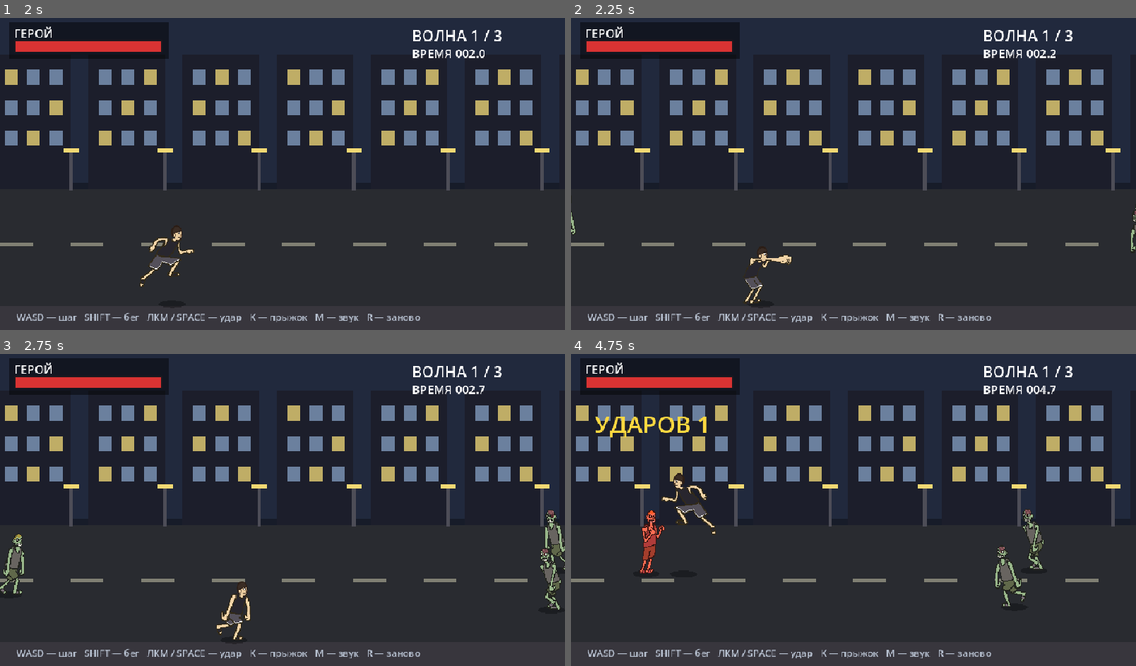
Above: before the commit, frames 1-4 (two rows, left to right).
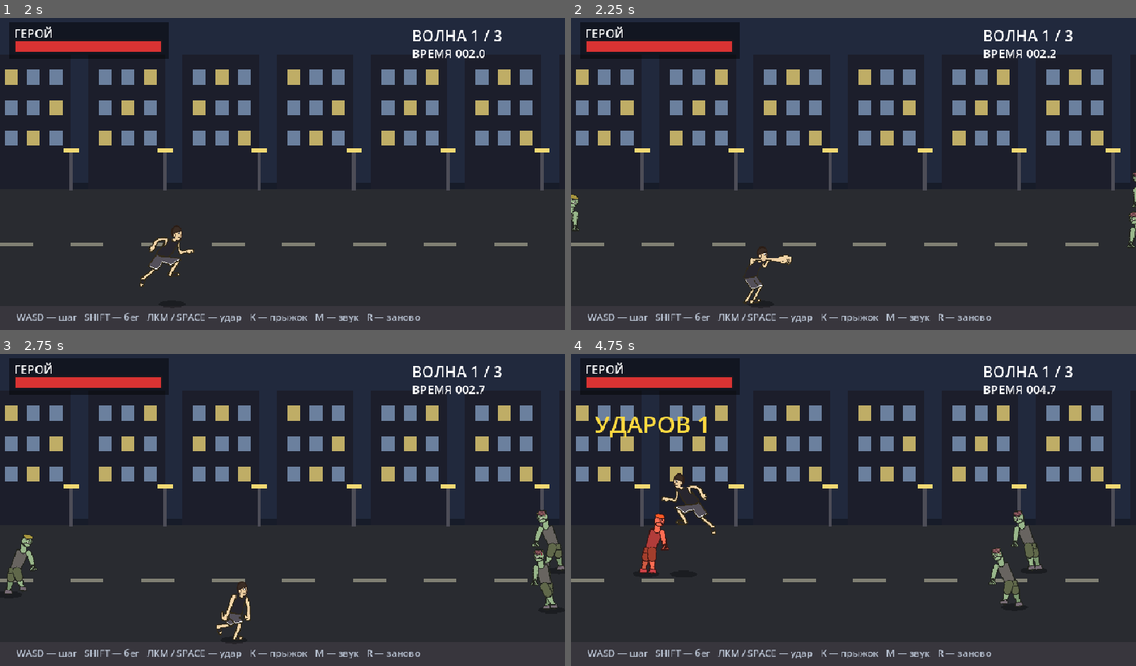
Above: after the commit, the same moments.

Repository: Kirtus228/zombie-beat
Game: Godot game, scene res://main.tscn
Two runs of this game, one before a commit and one after it. Both use one fixed random seed, a clock stepped at 60 frames per second and the inputs below. Sound files missing from this copy of the repository are replaced by a short silence.
Inputs (mouse positions are in pixels of both pictures, inside the frame that each line leads up to):
- Up to frame 1 (2 s): tap Enter at 0.5 s; move the mouse to (406, 155) at 0.52 s; hold D (move_right) 0.53-1.28 s; click (406, 155) at 0.6 s; tap K (jump) at 0.77, 1.52 s; move the mouse to (169, 186) at 1.27 s; hold S (move_down) from 1.28 s (still down); tap Shift (run) at 1.35 s
- Up to frame 2 (2.25 s): move the mouse to (910, 102) at 2.02 s; release S (move_down) at 2.03 s; hold D (move_right) from 2.03 s (still down); tap Space at 2.1 s
- Up to frame 3 (2.75 s): keep holding D (move_right)
- Up to frame 4 (4.75 s): move the mouse to (825, 572) at 2.77 s; release D (move_right) at 2.78 s; hold W (move_up) 2.78-3.53 s; click (825, 572) at 2.85 s; tap K (jump) at 3.02, 3.77, 4.52 s; move the mouse to (1023, 553) at 3.52 s; hold Shift (run) 3.53-4.28 s; hold A (move_left) from 3.53 s (still down); move the mouse to (684, 460) at 4.27 s; tap Space at 4.35 s

Frame 1 is identical in both runs. In frame 2, 0.2% of the frame differs, in the area x 0-100%, y 49-75%; in frame 3, 1.2%; in frame 4, 1.3%, in the area x 12-84%, y 49-82%.

Commit message:
zombies: own drawn frames - shamble walk (6), overhead claw slam (5), idle; hunch tilt, rocking, stumbles

Diff:
--- a/scripts/fighter.gd
+++ b/scripts/fighter.gd
@@ -18,8 +18,13 @@
 # Удар зомби — три такта, как в принципах анимации: замах -> удар -> отход.
 # Только кадры, где ноги на земле: из набора убраны jump/jumpkick, иначе зомби
 # «подпрыгивает» в момент удара (замечание Кирилла 20.11).
-const Z_ATK_FRAMES: Array[String] = ["punch2_0", "punch2_0", "punch2_1", "punch2_1", "falling"]
-const Z_READY_FRAME := "punch2_0"   # поза замаха: когти подняты, корпус отведён
+# Свои кадры зомби (tools/draw_zombie.ps1): шаркающая походка и удар сверху.
+# Сделаны параметрически, чтобы силуэт читался как зомби, а не как человек.
+# стойка зомби своя, чтобы при остановке не мигали кадры пака другой пропорции
+const Z_IDLE_FRAMES: Array[String] = ["z_idle"]
+const Z_WALK_FRAMES: Array[String] = ["z_walk_0", "z_walk_1", "z_walk_2", "z_walk_3", "z_walk_4", "z_walk_5"]
+const Z_ATK_FRAMES: Array[String] = ["z_atk_1", "z_atk_2", "z_atk_2", "z_atk_3", "z_atk_4"]
+const Z_READY_FRAME := "z_atk_0"   # замах: когти над головой, пасть раскрыта
 const Z_WALK_FPS := 6.5             # походка зомби медленнее человеческой (у героя 12)
 const JUMP_TIME := 0.52    # прыжок: время в воздухе
 const JUMP_H := 58.0       # высота дуги прыжка, px
@@ -93,9 +98,15 @@
 		if i == 1 or i == 2:
 			continue
 		walking.append("walk_%d" % i)
-	_add(sf, "idle", ["idle"], 4.0, true)
-	# у зомби шаг вдвое медленнее: тянет ноги, а не марширует как герой
-	_add(sf, "walk", walking, Z_WALK_FPS if is_enemy else 12.0, true)
+	if is_enemy:
+		_add(sf, "idle", Z_IDLE_FRAMES, 4.0, true)
+	else:
+		_add(sf, "idle", ["idle"], 4.0, true)
+	# у зомби своя шаркающая походка (6 кадров), у героя — кадры пака
+	if is_enemy:
+		_add(sf, "walk", Z_WALK_FRAMES, Z_WALK_FPS, true)
+	else:
+		_add(sf, "walk", walking, 12.0, true)
 	if not is_enemy:
 		# медленнее и с двумя проходами по кадрам: успевает читаться кадр с вытянутой рукой
 		_add(sf, "punch1", ["punch1_0", "punch1_1", "punch1_1", "punch1_1"], 10.0, false)
@@ -210,7 +221,7 @@
 		if is_enemy and state == "walk":
 			shamble_t += delta
 			body.speed_scale = 0.55 + 0.45 * (1.0 + sin(shamble_t * 3.1)) * 0.5
-			sway = sin(shamble_t * 2.2) * 1.8 + float(facing) * 1.6
+			sway = sin(shamble_t * 2.2) * 2.2 + float(facing) * 1.8
 			if stagger <= 0.0 and randf() < 0.5 * delta:
 				stagger = randf_range(0.12, 0.30)
 			if stagger > 0.0:
@@ -218,6 +229,18 @@
 				body.speed_scale = 0.0
 		else:
 			body.speed_scale = 1.0
+		# Зомби сутулится и раскачивается: наклон вперёд + качание на каждом шаге.
+		# Поза из кадров пака человеческая, но за счёт наклона и раскачки силуэт
+		# читается как шарканье, а не как строевой шаг.
+		if is_enemy:
+			# в ударе наклон уже нарисован в кадрах (z_atk_*), поэтому там 0
+			if state == "z_atk" or state == "z_ready":
+				body.rotation = 0.0
+			else:
+				var rock := 4.0 * sin(shamble_t * 2.6) if state == "walk" else 0.0
+				body.rotation = deg_to_rad((6.0 + rock) * float(facing))
+		else:
+			body.rotation = 0.0
 	# рывок зомби вперёд: корпус уходит вперёд и возвращается (ноги остаются на земле)
 	var lunge := 0.0
 	if state == "z_atk":
Binary file added: assets/zombie/z_atk_0.png
Not shown, added: assets/zombie/z_atk_0.png.import
Binary file added: assets/zombie/z_atk_1.png
Not shown, added: assets/zombie/z_atk_1.png.import
Binary file added: assets/zombie/z_atk_2.png
Not shown, added: assets/zombie/z_atk_2.png.import
Binary file added: assets/zombie/z_atk_3.png
Not shown, added: assets/zombie/z_atk_3.png.import
Binary file added: assets/zombie/z_atk_4.png
Not shown, added: assets/zombie/z_atk_4.png.import
Binary file added: assets/zombie/z_idle.png
Not shown, added: assets/zombie/z_idle.png.import
(and 41 more such lines)
